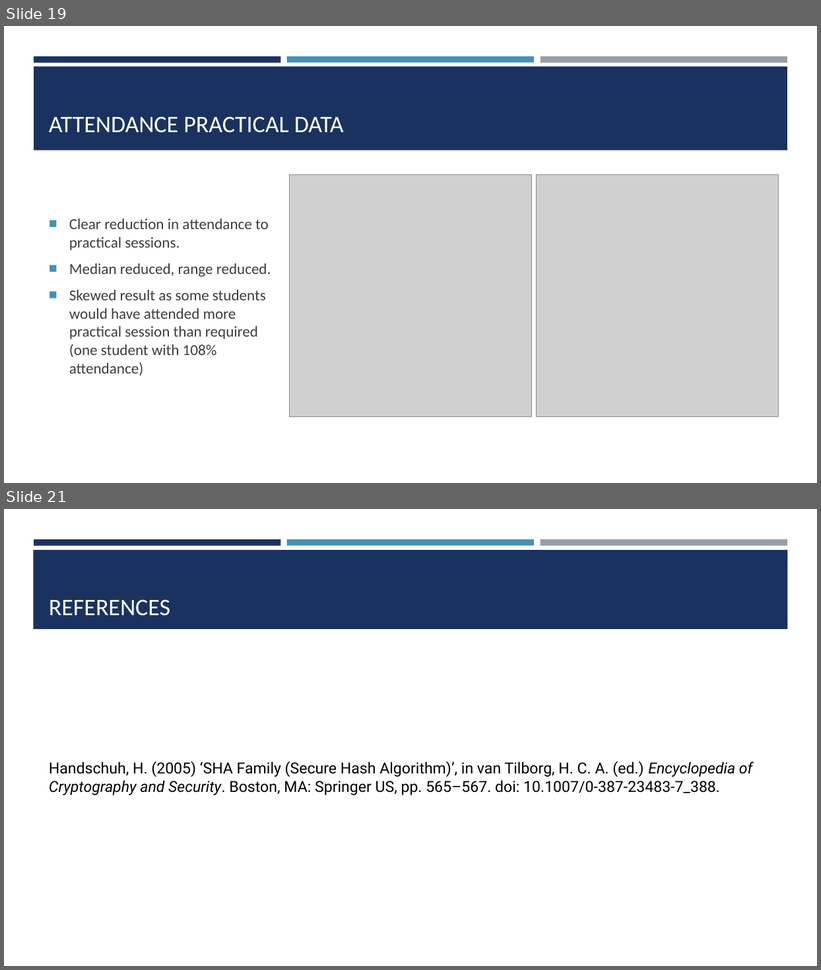
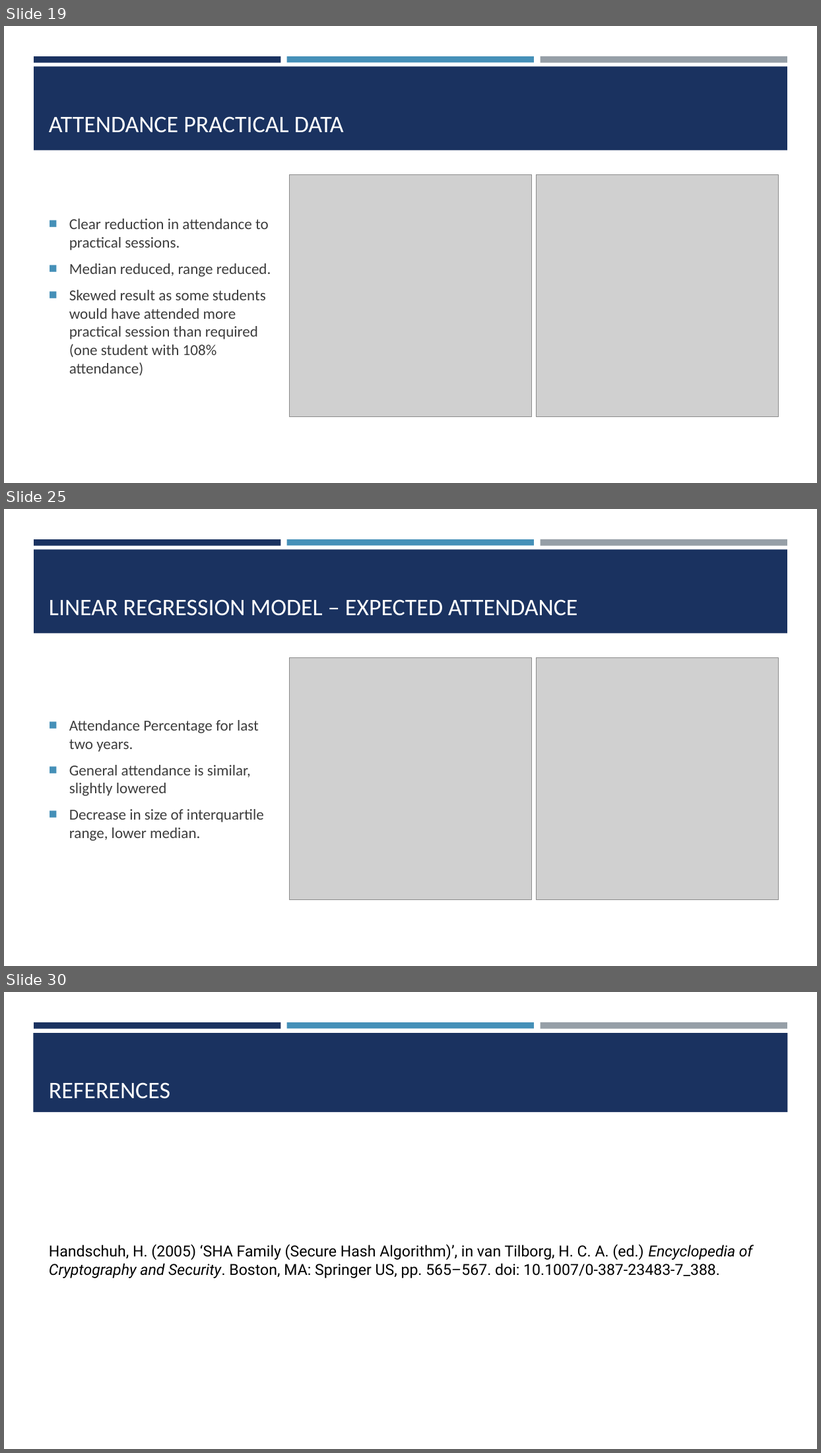
Before and after one commit to ChrisAcornleyPhD/CAP512Data, a slide deck: scripts/CAP512.pptx. Shown one above the other, each under a label of ours: slides 19 and 21 before the commit, slides 19, 25 and 30 after it; the slides between them are not shown. The pictures are 821x970 and 821x1453 pixels, drawn with LibreOffice and Linux fonts; fonts in the diff are those of the drawing; grey boxes stand for pictures. Boxes give left, top, right and bottom in pixels: in the first picture for what was removed or moved away, otherwise in the second. Text is boxed around its words. In the diff, an @@ line names an element or a change of style, - is before the commit and + after.

Commit message:
Updated powerpoint with images. Need to fill in analysis of the data.

```diff
--- a/scripts/CAP512.pptx
+++ b/scripts/CAP512.pptx
@@ slide 25 added at [4, 509, 817, 966], background #FFFFFF; not listed: 4 template elements that a slide beside it also shows @@
@@ title added at [49, 599, 578, 616], 28 pt, text #FFFFFF @@
+LINEAR REGRESSION MODEL – EXPECTED ATTENDANCE
@@ picture added at [290, 658, 531, 900] @@
@@ picture added at [536, 658, 778, 900] @@
@@ text added at [69, 720, 264, 841], 18 pt, text #3D3D3D @@
+■ Attendance Percentage for last two years.
+■ General attendance is similar, slightly lowered
+■ Decrease in size of interquartile range, lower median.
@@ what was slide 21 is now slide 30 @@
```
Also in this commit, not shown: 2 slides changed, 8 other slides added.
